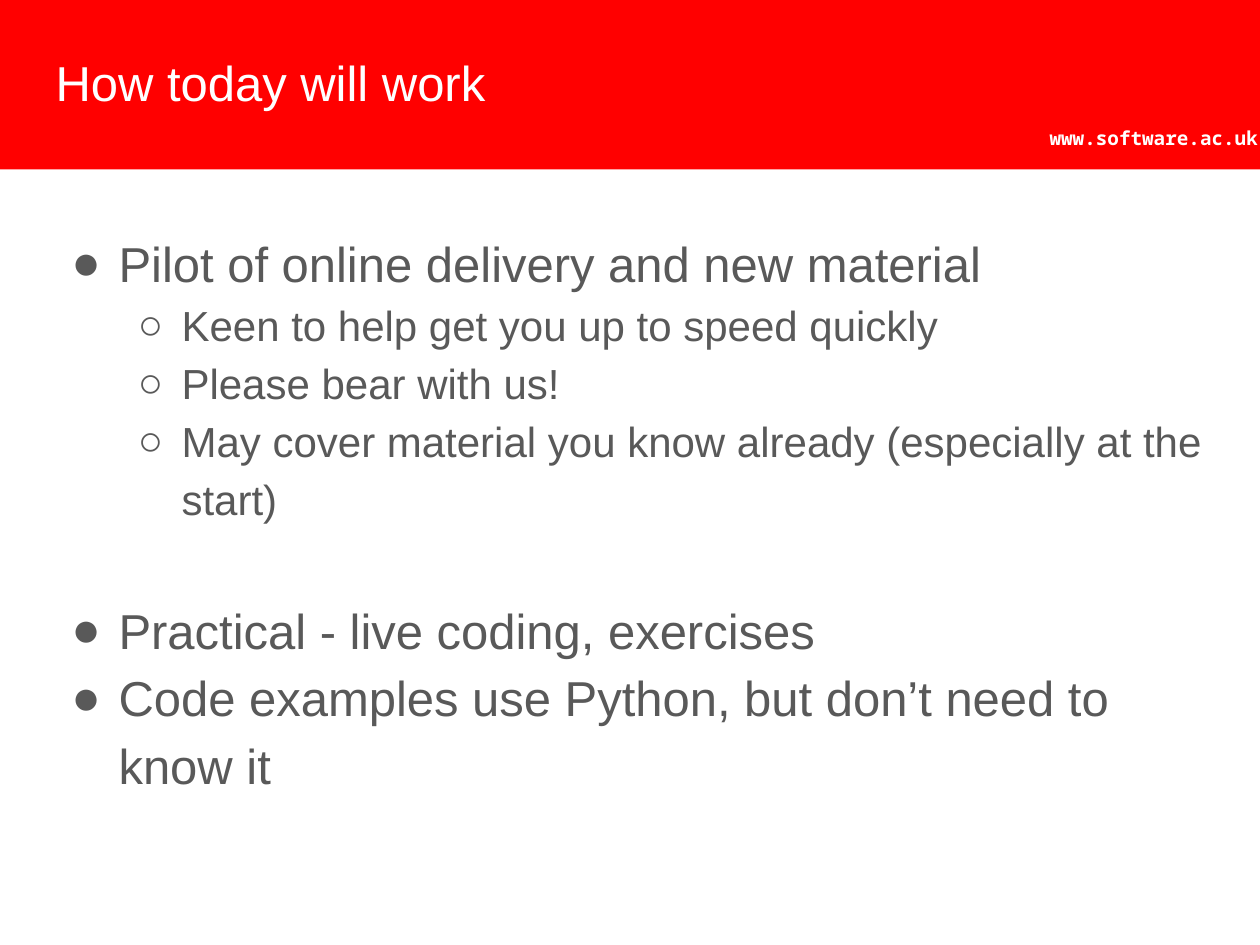
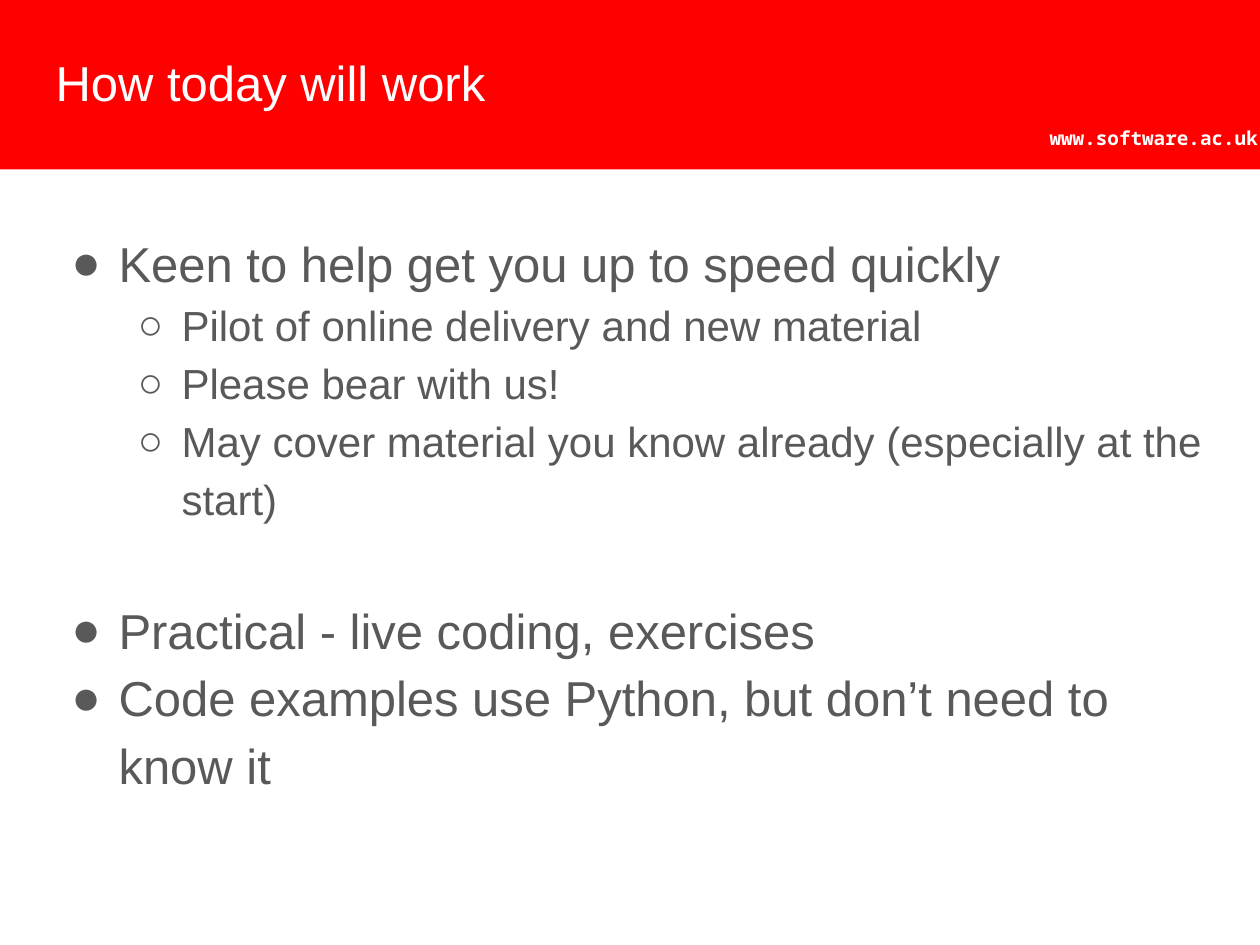
Before and after one commit to softwaresaved/2020-04-30-ramp-swc, a slide deck: slide 2 of welcome/welcome.pptx (slide 4 before the commit). Drawn at 1260x945 pixels with LibreOffice and Linux fonts; fonts in the diff are those of the drawing; background and template pictures are left out. Boxes give left, top, right and bottom in pixels: in the first picture for what was removed or moved away, otherwise in the second. Text is boxed around its words. In the diff, an @@ line names an element or a change of style, - is before the commit and + after.

```diff
--- a/welcome/welcome.pptx
+++ b/welcome/welcome.pptx
@@ text at <box>119,246,1000,292</box>: paragraph added @@
+● Keen to help get you up to speed quickly
@@ text at <box>182,310,937,349</box>: paragraph removed @@
-  ○ Keen to help get you up to speed quickly
@@ text at <box>182,310,921,349</box>: size 28 to 24 pt in "Pilot of online delivery and new material"; bullet ● to ○; list level 1 to 2 in "Pilot of online delivery and ..." @@
```
Also in this commit, not shown: 2 other slides changed, 1 other file.
